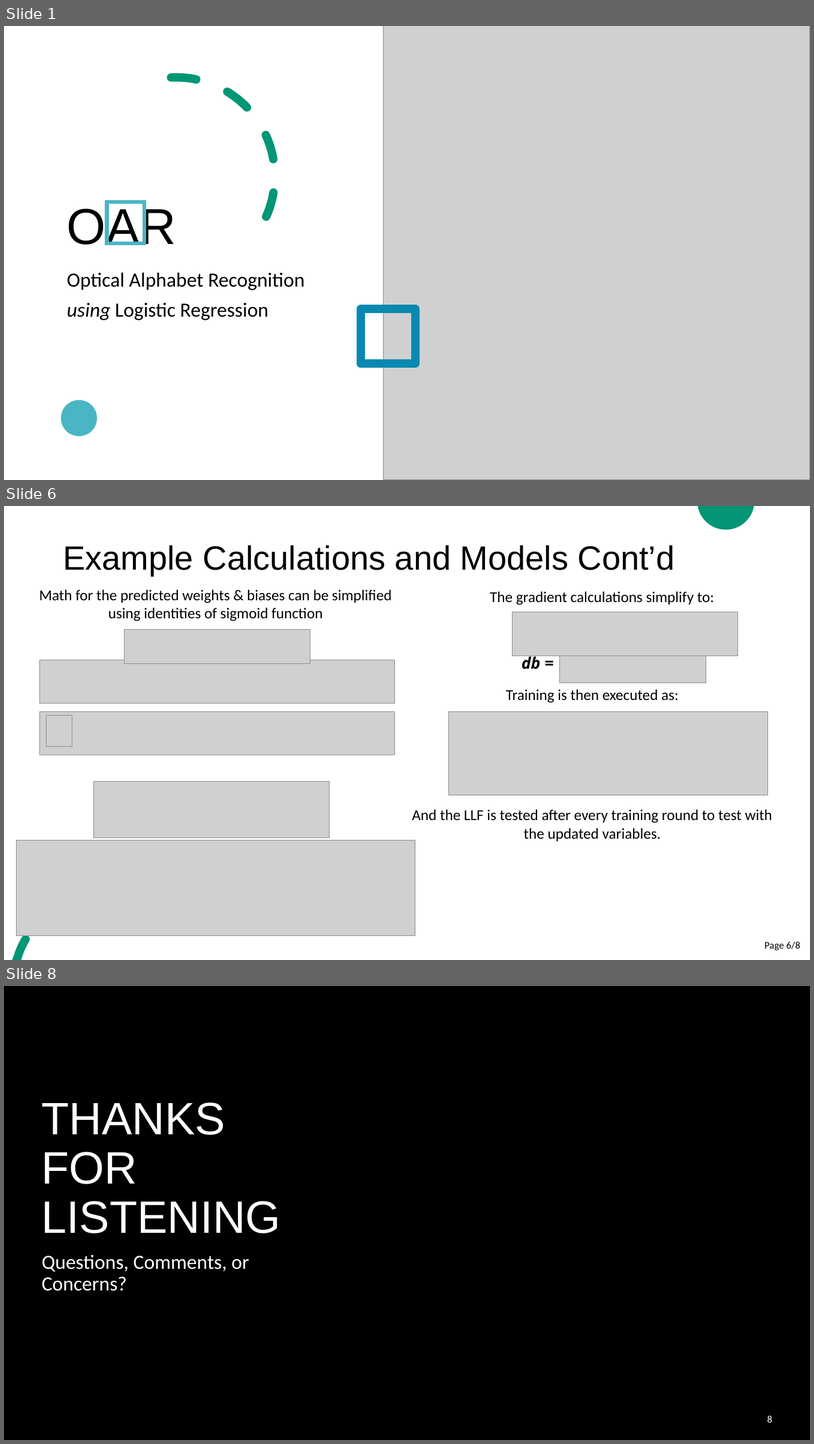
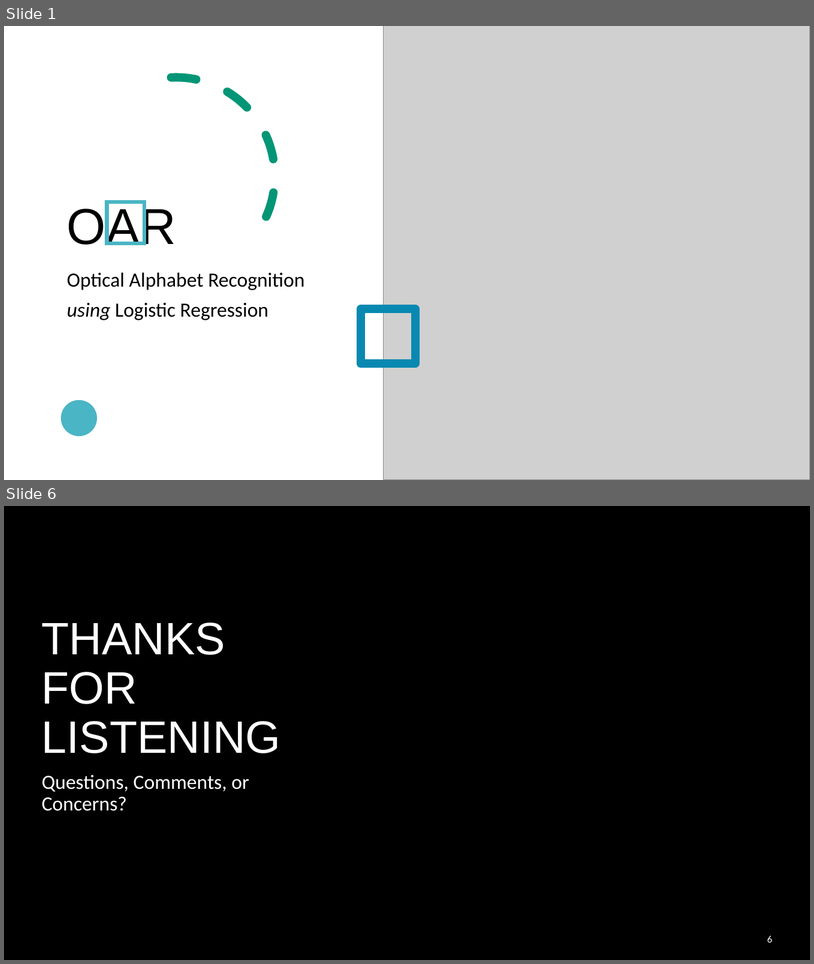
Before and after one commit to cer-hunter/OAR-CAS741, a slide deck: docs/Presentations/VNVPlanPresentation/VNVPlanPresentation.pptx. Shown one above the other, each under a label of ours: slides 1, 6 and 8 before the commit, slides 1 and 6 after it; the slides between them are not shown. The pictures are 814x1444 and 814x964 pixels, drawn with LibreOffice and Linux fonts; fonts in the diff are those of the drawing; grey boxes stand for pictures; background and template pictures are left out. Boxes give left, top, right and bottom in pixels: in the first picture for what was removed or moved away, otherwise in the second. Text is boxed around its words. In the diff, an @@ line names an element or a change of style, - is before the commit and + after.

```diff
--- a/docs/Presentations/VNVPlanPresentation/VNVPlanPresentation.pptx
+++ b/docs/Presentations/VNVPlanPresentation/VNVPlanPresentation.pptx
@@ slide 6 removed at (x1=4, y1=506, x2=810, y2=960), background #FFFFFF @@
@@ freeform shape removed at (x1=698, y1=506, x2=755, y2=529) @@
@@ title removed at (x1=63, y1=545, x2=675, y2=575) @@
-Example Calculations and Models Cont’d
@@ text removed at (x1=39, y1=589, x2=392, y2=621) @@
-Math for the predicted weights & biases can be simplified using identities of sigmoid function
@@ text removed at (x1=490, y1=591, x2=714, y2=605) @@
-The gradient calculations simplify to:
@@ picture removed at (x1=513, y1=612, x2=738, y2=656) @@
@@ picture removed at (x1=125, y1=630, x2=310, y2=664) @@
@@ picture removed at (x1=560, y1=647, x2=707, y2=682) @@
@@ picture removed at (x1=39, y1=660, x2=395, y2=703) @@
@@ text removed at (x1=522, y1=655, x2=541, y2=669) @@
-db =
@@ text removed at (x1=506, y1=689, x2=679, y2=703) @@
-Training is then executed as:
@@ picture removed at (x1=39, y1=712, x2=395, y2=755) @@
@@ picture removed at (x1=47, y1=715, x2=72, y2=747) @@
@@ picture removed at (x1=449, y1=712, x2=768, y2=795) @@
@@ picture removed at (x1=93, y1=781, x2=330, y2=838) @@
@@ text removed at (x1=412, y1=809, x2=773, y2=841) @@
-And the LLF is tested after every training round to test with the updated variables.
@@ picture removed at (x1=16, y1=840, x2=415, y2=936) @@
@@ freeform shape removed at (x1=12, y1=884, x2=130, y2=960) @@
@@ page number removed at (x1=765, y1=941, x2=800, y2=950) @@
-Page 6/8
@@ what was slide 8 is now slide 6 @@
@@ page number at (x1=768, y1=935, x2=773, y2=942): text changed @@
-8
+6
```
Also in this commit, not shown: 1 slide changed, 3 slides added, 4 other slides removed, 1 other file.
